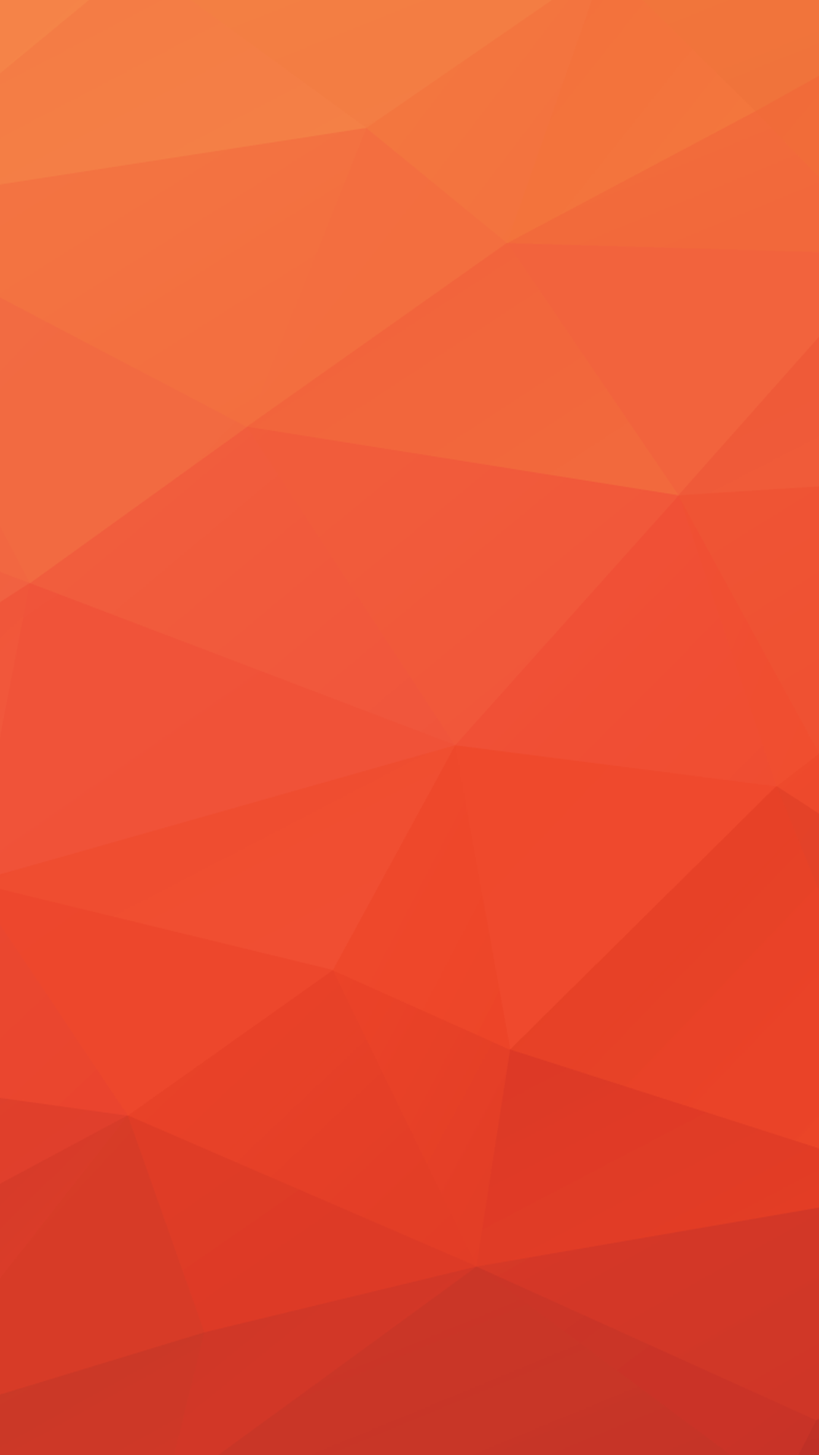
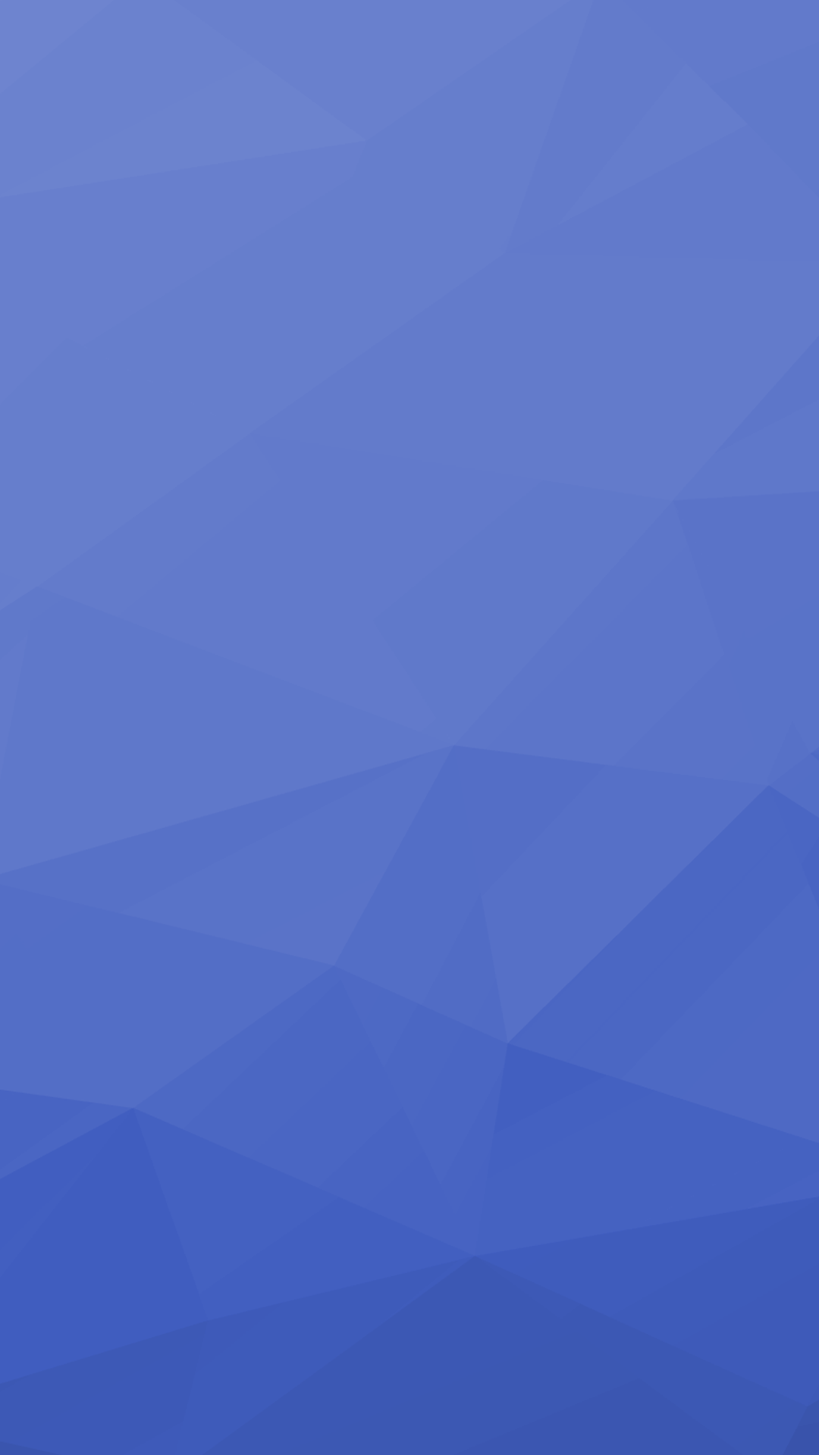
Before/after of a 819x1455 layered artwork. What changed in the layer stack:
added layer "app_background_blue" above "app_background" over left=0, top=0, right=819, bottom=1455
